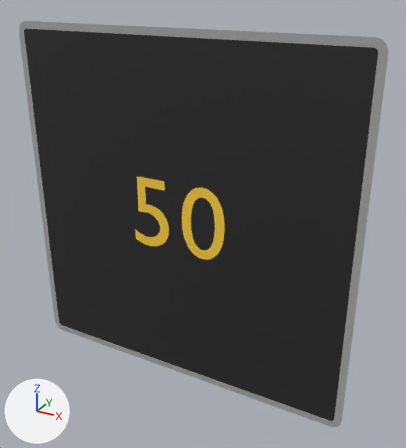
An edit to the glTF model panneaux/19_X_dynamiques/XB14.glb, drawn before and after from the same camera.
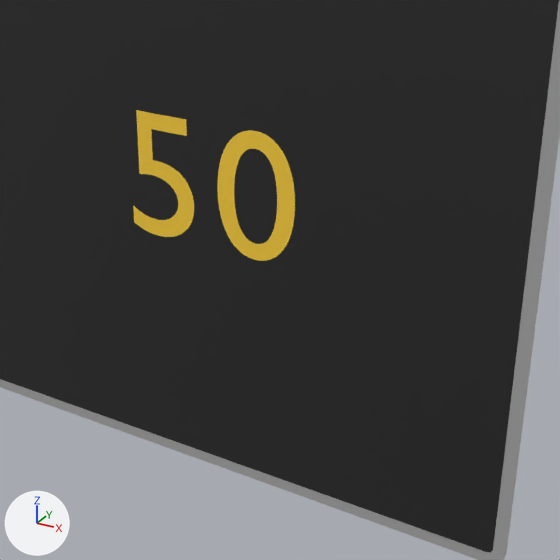
There are two pictures of each version: one whole from a 50 mm camera at (0.737, -1.194, 0.609) aimed at (0.063, 0.032, -0.003), one close up on the part from 15% to 91% of the width and 26% to 95% of the height. The axes (+X, +Y, +Z) are drawn at lower left. The lights are the same throughout. The first two pictures are the older version. Where no turn or scale is listed for an object, it has been applied to the vertices. Vertices at exactly the same position are counted once.

In view in the first close-up: 'XB14_cadre00', 'XB14_fond01', 'XB14_txt02' and 1 more.
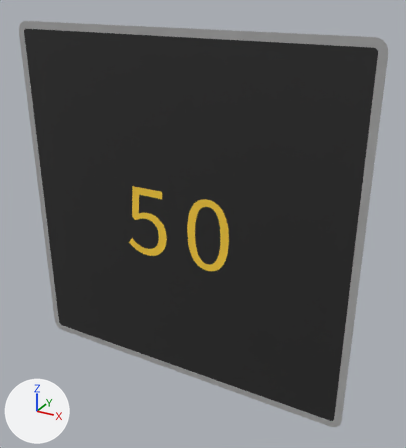
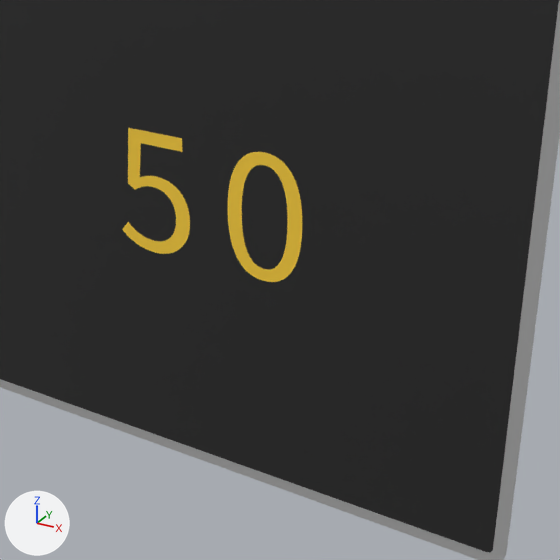
What differs and where, as boxes [x1, y1, x2, y2] in the close-ups (560 x 560 px):
'XB14_txt02', reshaped (11% wider)
    before: [133, 110, 295, 261]
    after: [122, 128, 302, 282]
part 1 of me_t_357, rebuilt
    before: [217, 130, 295, 261]
    after: [228, 152, 302, 282]
part 2 of me_t_357, rebuilt (11% wider)
    before: [133, 110, 194, 237]
    after: [122, 128, 190, 254]

Edits to the bpy script that builds the scene:
```text
Change me_t_357:
    used by ob_xb14_txt02; location = (0.0, -0.002, 0.0)
    remove me_t_357.from_pydata(...)  # 348 vertices, 692 faces; spans x -0.139..0.145, y 0.0, z -0.091..0.115
    add me_t_357.from_pydata(...)  # 398 vertices, 792 faces; spans x -0.164..0.158, y 0.0, z -0.123..0.085
    me_t_357 part 1: the loose piece of 192 vertices spanning x 0.016..0.145, y 0.0, z -0.091..0.115 is rebuilt with 192 vertices and now spans x 0.033..0.158, y 0.0, z -0.123..0.085
    me_t_357 part 2: the loose piece of 156 vertices spanning x -0.139..-0.026, y 0.0, z -0.091..0.112 is rebuilt with 206 vertices and now spans x -0.164..-0.034, y 0.0, z -0.123..0.081
```
